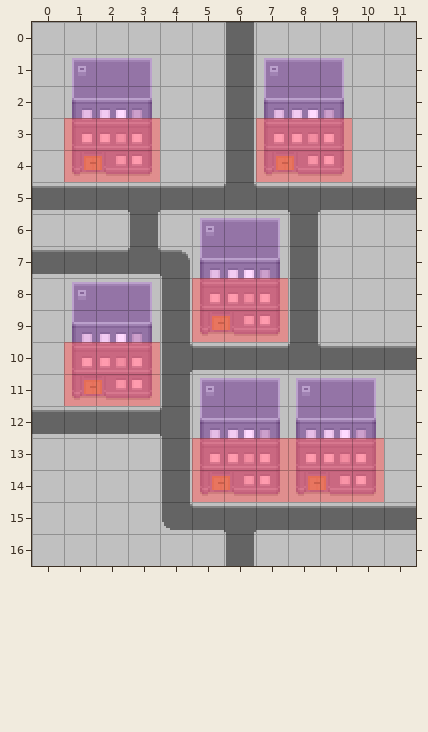
An edit to a level. Tiled map, raw/city.tmx. Above: the version before the commit.
Cells are 16x16 px. Shown: x 0..11, y 0..16.
Once edited:
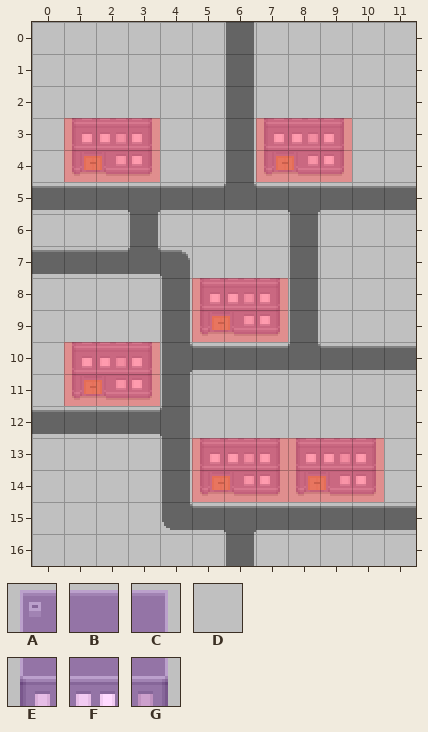
Key: from "tiles": A 8, B 9, C 10, D 21, E 28, F 29, G 30.
_ is an empty cell, . an unchanged one.
Log entry: Generate buildings based on city layout
Edits made:
--- layer "tiles"
@@ x 1..9 @@
- 1 ABC...ABC
- 2 EFG...EFG
+ 1 DDD...DDD
+ 2 DDD...DDD
@@ x 1..7 @@
- 6 ....ABC
- 7 ....EFG
- 8 ABC....
- 9 EFG....
+ 6 ....DDD
+ 7 ....DDD
+ 8 DDD....
+ 9 DDD....
@@ x 5..10 @@
-11 ABCABC
-12 EFGEFG
+11 DDDDDD
+12 DDDDDD
